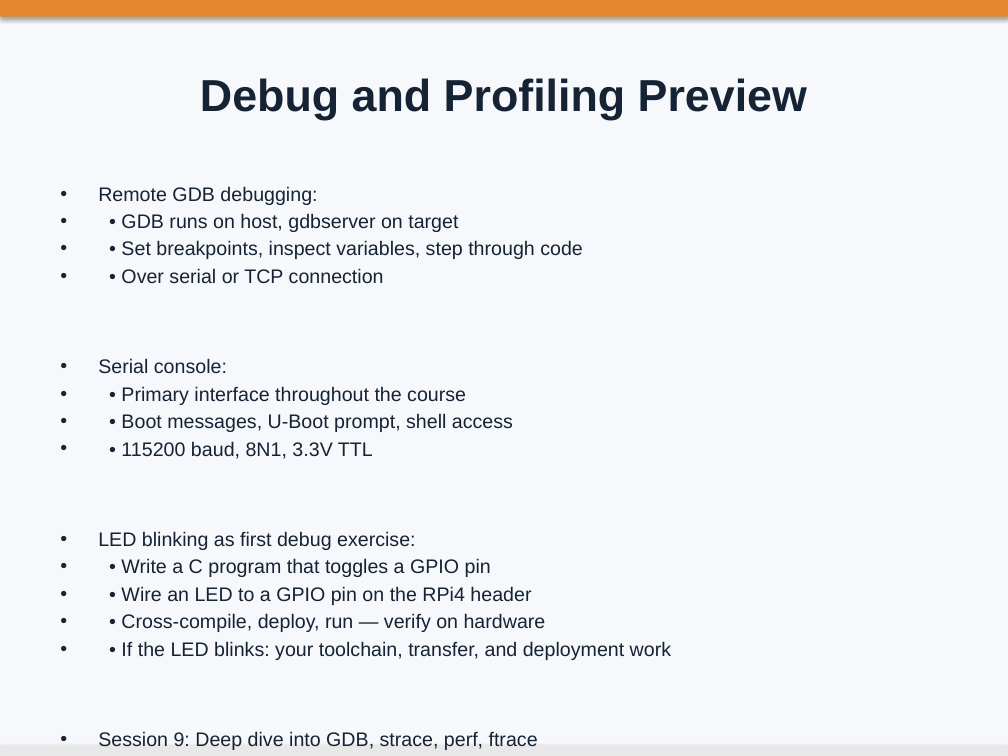
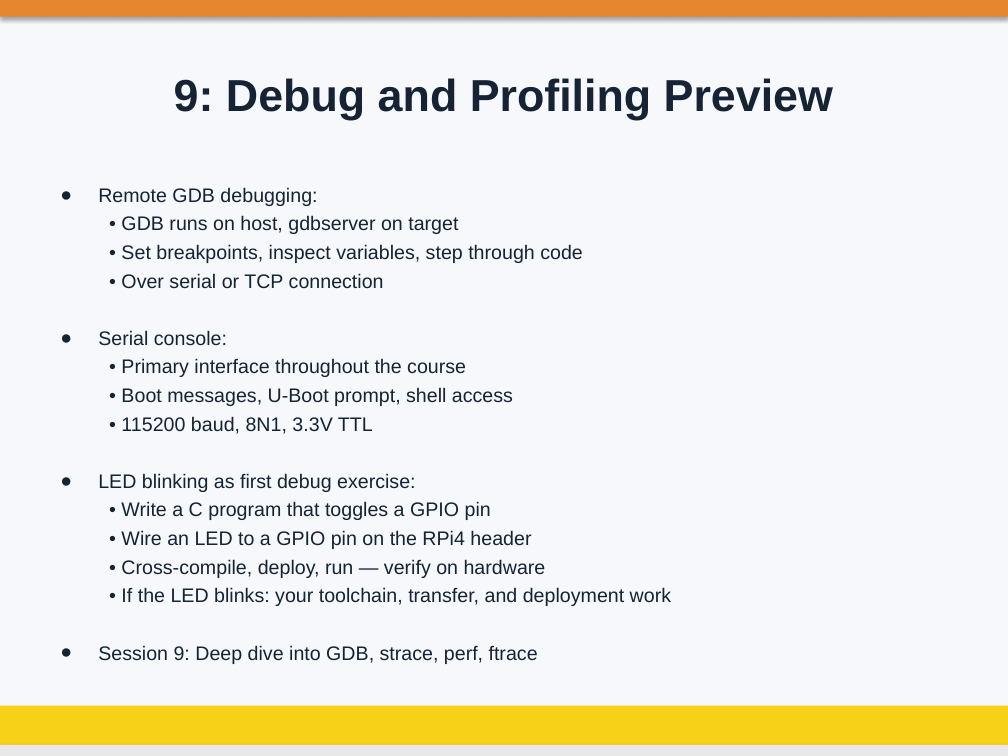
Before and after one commit to aircable/EmbeddedLinuxCourse, a slide deck: slide 19 of slides/01_Course.pptx (slide 18 before the commit). Drawn at 1008x756 pixels with LibreOffice and Linux fonts; fonts in the diff are those of the drawing; background and template pictures are left out. Boxes give left, top, right and bottom in pixels: in the first picture for what was removed or moved away, otherwise in the second. Text is boxed around its words. In the diff, an @@ line names an element or a change of style, - is before the commit and + after.

```diff
--- a/slides/01_Course.pptx
+++ b/slides/01_Course.pptx
@@ title at (174, 78, 833, 120): text changed @@
-Debug and Profiling Preview
+9: Debug and Profiling Preview
@@ text "Remote GDB debugging:" at (98, 187, 671, 664): bullet • to ●; line spacing 1 to 1.05; less space between paragraphs; bullet • to none @@
@@ rectangle added at (0, 706, 1008, 756), fill #F7D117 @@
```
Also in this commit, not shown: 21 other slides changed, 1 slide added, 2 other files.
